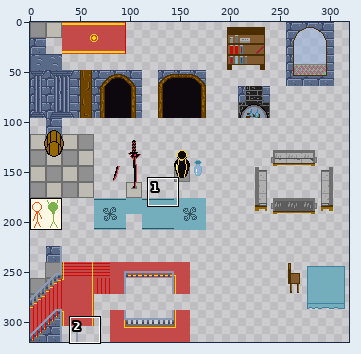
Sprite sheet, stored at Asset/Tiles/Mansion.png. Above, an overview of the earlier version with the close-up marked.
Close-up. Earlier state:
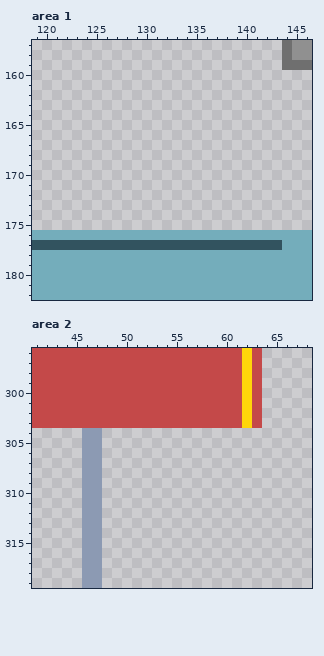
The file is 320x320 pixels. Colours within 5 levels of each other are drawn and written as one. Shown: area 1: x 119..146, y 157..182; area 2: x 41..68, y 296..319. The wide view leaves out empty margins.
After:
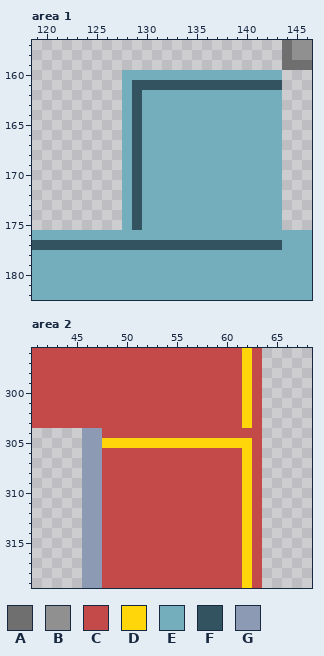
Palette (. is transparent): A #6f6f6f  B #909090  C #c44949  D #ffd60a  E #74adbb  F #32535f  G #8c9ab3
What changed:
--- area 1
@@ x 119..146 @@
 159 .........................AAA
-160 ............................
-161 ............................
-162 ............................
-163 ............................
-164 ............................
-165 ............................
-166 ............................
-167 ............................
-168 ............................
-169 ............................
-170 ............................
-171 ............................
-172 ............................
-173 ............................
-174 ............................
-175 ............................
+160 .........EEEEEEEEEEEEEEEE...
+161 .........EFFFFFFFFFFFFFFF...
+162 .........EFEEEEEEEEEEEEEE...
+163 .........EFEEEEEEEEEEEEEE...
+164 .........EFEEEEEEEEEEEEEE...
+165 .........EFEEEEEEEEEEEEEE...
+166 .........EFEEEEEEEEEEEEEE...
+167 .........EFEEEEEEEEEEEEEE...
+168 .........EFEEEEEEEEEEEEEE...
+169 .........EFEEEEEEEEEEEEEE...
+170 .........EFEEEEEEEEEEEEEE...
+171 .........EFEEEEEEEEEEEEEE...
+172 .........EFEEEEEEEEEEEEEE...
+173 .........EFEEEEEEEEEEEEEE...
+174 .........EFEEEEEEEEEEEEEE...
+175 .........EFEEEEEEEEEEEEEE...
 176 EEEEEEEEEEEEEEEEEEEEEEEEEEEE
--- area 2
@@ x 41..68 @@
 303 CCCCCCCCCCCCCCCCCCCCCDC.....
-304 .....GG.....................
-305 .....GG.....................
-306 .....GG.....................
-307 .....GG.....................
-308 .....GG.....................
-309 .....GG.....................
-310 .....GG.....................
-311 .....GG.....................
-312 .....GG.....................
-313 .....GG.....................
-314 .....GG.....................
-315 .....GG.....................
-316 .....GG.....................
-317 .....GG.....................
-318 .....GG.....................
-319 .....GG.....................
+304 .....GGCCCCCCCCCCCCCCCC.....
+305 .....GGDDDDDDDDDDDDDDDC.....
+306 .....GGCCCCCCCCCCCCCCDC.....
+307 .....GGCCCCCCCCCCCCCCDC.....
+308 .....GGCCCCCCCCCCCCCCDC.....
+309 .....GGCCCCCCCCCCCCCCDC.....
+310 .....GGCCCCCCCCCCCCCCDC.....
+311 .....GGCCCCCCCCCCCCCCDC.....
+312 .....GGCCCCCCCCCCCCCCDC.....
+313 .....GGCCCCCCCCCCCCCCDC.....
+314 .....GGCCCCCCCCCCCCCCDC.....
+315 .....GGCCCCCCCCCCCCCCDC.....
+316 .....GGCCCCCCCCCCCCCCDC.....
+317 .....GGCCCCCCCCCCCCCCDC.....
+318 .....GGCCCCCCCCCCCCCCDC.....
+319 .....GGCCCCCCCCCCCCCCDC.....
